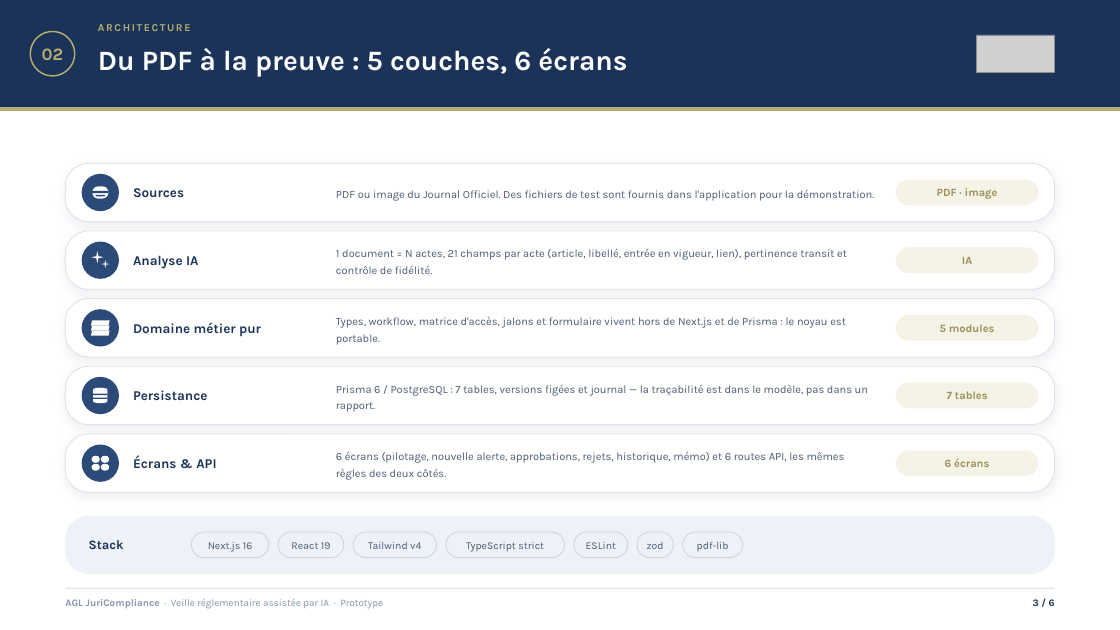
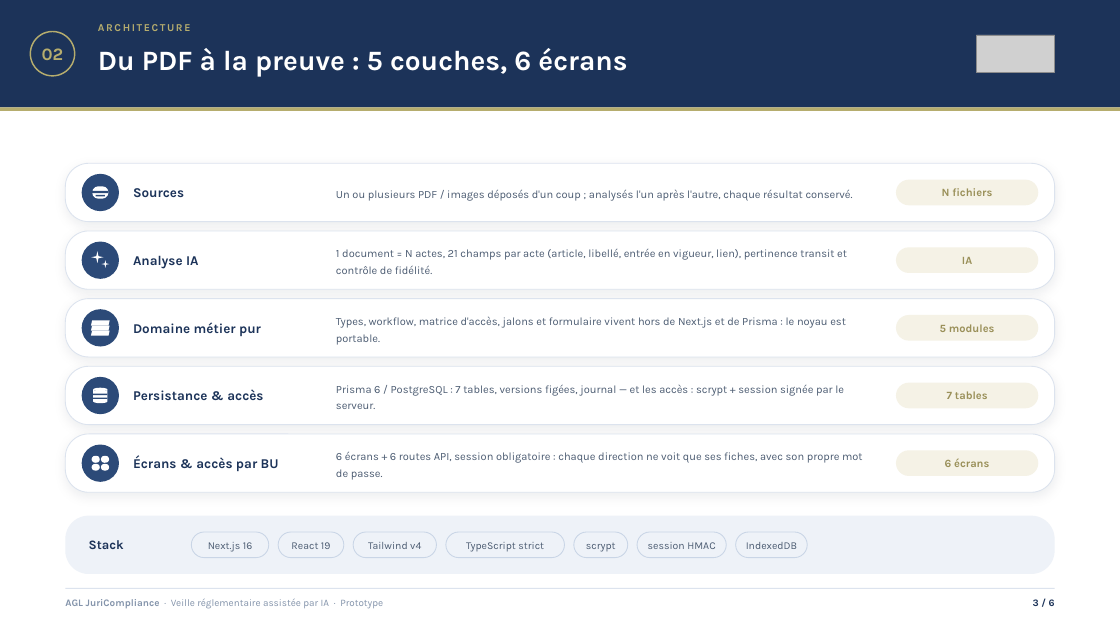
Before and after one commit to Morlis12/juriscan, a slide deck: slide 3 of AGL-JuriCompliance-Presentation.pptx. Drawn at 1120x630 pixels with LibreOffice and Linux fonts; fonts in the diff are those of the drawing; grey boxes stand for pictures. Boxes give left, top, right and bottom in pixels: in the first picture for what was removed or moved away, otherwise in the second. Text is boxed around its words. In the diff, an @@ line names an element or a change of style, - is before the commit and + after.

Commit message:
acces: changement de mot de passe (écran /compte), admin IT, diagnostic + guide Vercel · présentation à jour

```diff
--- a/AGL-JuriCompliance-Presentation.pptx
+++ b/AGL-JuriCompliance-Presentation.pptx
@@ text at (x1=336, y1=189, x2=853, y2=201): text changed @@
-PDF ou image du Journal Officiel. Des fichiers de test sont fournis dans l'application pour la démonstration.
+Un ou plusieurs PDF / images déposés d'un coup ; analysés l'un après l'autre, chaque résultat conservé.
@@ text at (x1=942, y1=188, x2=992, y2=196): text changed @@
-PDF · image
+N fichiers
@@ text at (x1=133, y1=389, x2=263, y2=400): text changed @@
-Persistance
+Persistance & accès
@@ text at (x1=336, y1=384, x2=844, y2=409): text changed @@
-Prisma 6 / PostgreSQL : 7 tables, versions figées et journal — la traçabilité est dans le modèle, pas dans un rapport.
+Prisma 6 / PostgreSQL : 7 tables, versions figées, journal — et les accès : scrypt + session signée par le serveur.
@@ text at (x1=133, y1=456, x2=279, y2=471): text changed @@
-Écrans & API
+Écrans & accès par BU
@@ text at (x1=336, y1=451, x2=863, y2=480): text changed @@
-6 écrans (pilotage, nouvelle alerte, approbations, rejets, historique, mémo) et 6 routes API, les mêmes règles des deux côtés.
+6 écrans + 6 routes API, session obligatoire : chaque direction ne voit que ses fiches, avec son propre mot de passe.
@@ rounded rectangle resized from (x1=637, y1=532, x2=673, y2=558) to (x1=637, y1=532, x2=726, y2=558) @@
@@ rounded rectangle resized from (x1=683, y1=532, x2=743, y2=558) to (x1=736, y1=532, x2=807, y2=558) @@
@@ text at (x1=586, y1=543, x2=616, y2=552): text changed @@
-ESLint
+scrypt
@@ text at (x1=648, y1=542, x2=715, y2=549): text changed @@
-zod
+session HMAC
@@ text at (x1=746, y1=542, x2=797, y2=549): text changed @@
-pdf-lib
+IndexedDB
```
Also in this commit, not shown: 5 other slides changed, 10 other files.
